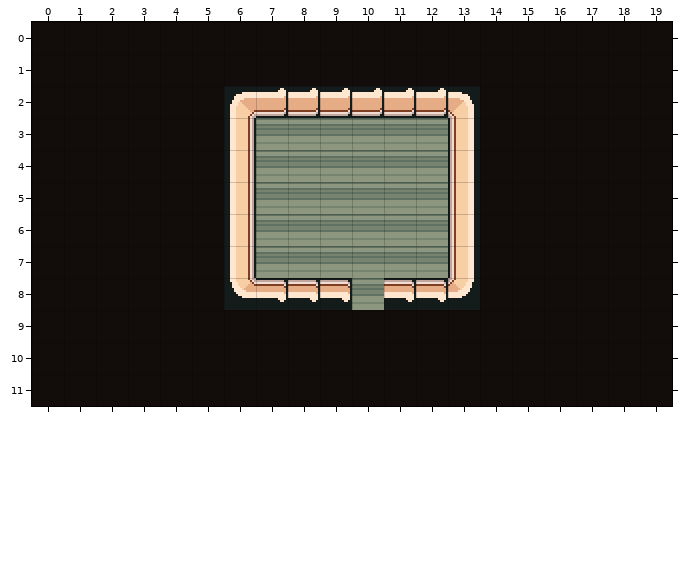
Tiled map (JSON): data/tk_maps/w1/ninja/road-to-julu--cave.tmj. Above, as it was before the edit.
Cells are 16x16 px. Shown: x 0..19, y 0..11.
Once edited:
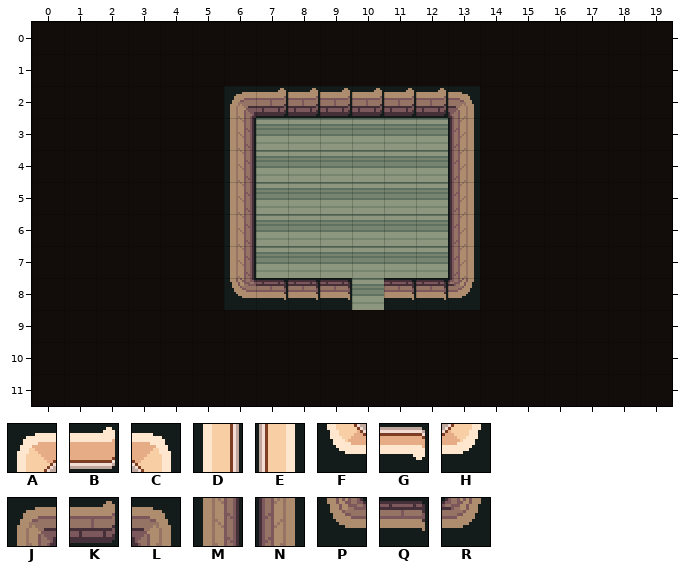
Key: from "wall_in": A 0, B 1, C 4, D 10, E 14, F 40, G 41, H 44, J 60, K 61, L 64, M 70, N 74, P 100, Q 101, R 104.
_ is an empty cell.
Diff:
Layer "wall":
y 2: x 6..13 ABBBBBBC -> JKKKKKKL
y 3..7: x 6 D -> M; x 13 E -> N
y 8: x 6..9 FGGG -> PQQQ; x 11..13 GGH -> QQR
